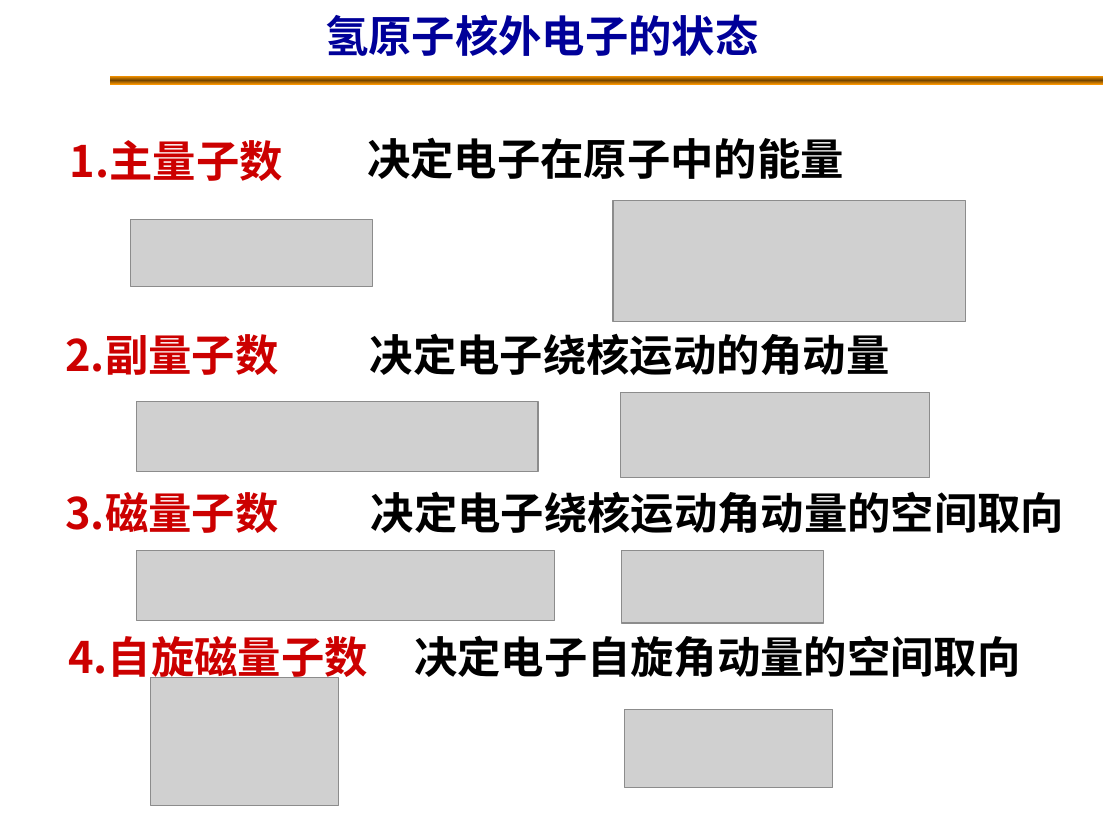
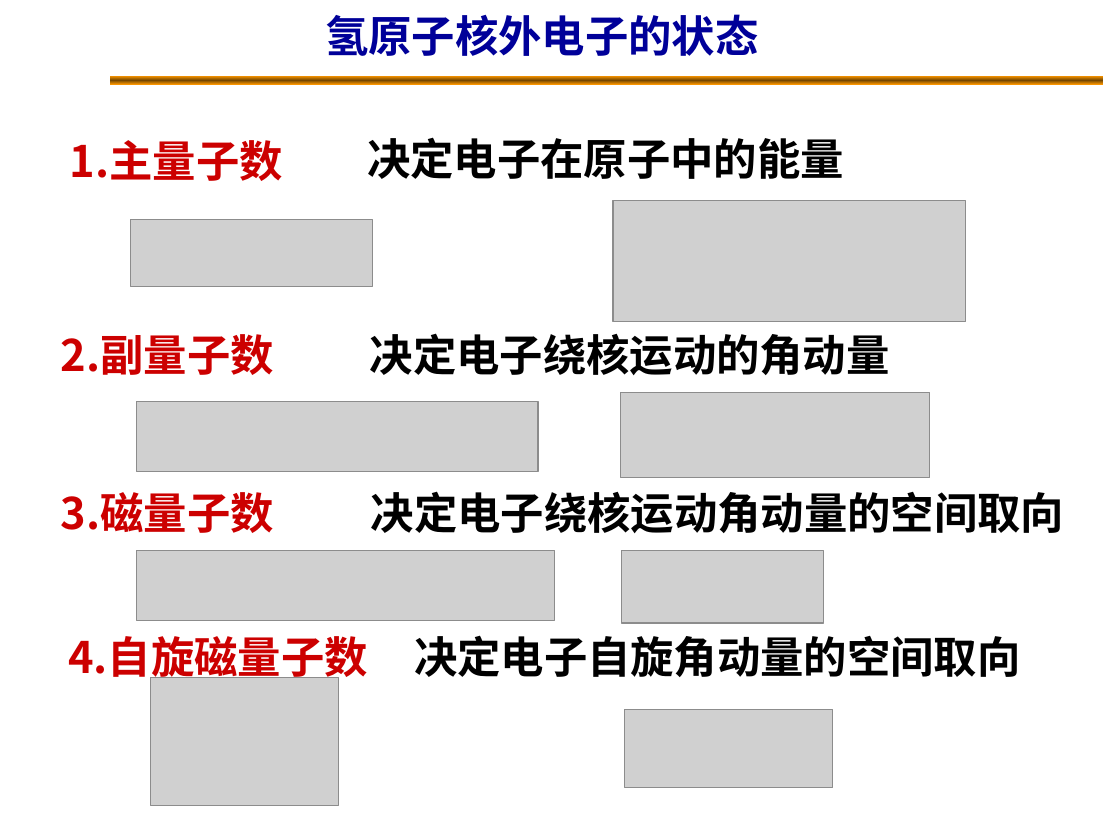
Before and after one commit to Equationzhao/USTB-Course-materials, a slide deck: slide 18 of 大物/量子物理20211222.ppt. Drawn at 1120x837 pixels with LibreOffice and Linux fonts; fonts in the diff are those of the drawing; grey boxes stand for pictures; background and template pictures are left out. Boxes give left, top, right and bottom in pixels: in the first picture for what was removed or moved away, otherwise in the second. Text is boxed around its words. In the diff, an @@ line names an element or a change of style, - is before the commit and + after.

```diff
--- a/大物/量子物理20211222.ppt
+++ b/大物/量子物理20211222.ppt
@@ text "2.副量子数": place and size @@
-text "2.副量子数" at (65, 334, 278, 375)
+text "2.副量子数" at (61, 334, 274, 375)
@@ text "3.磁量子数": place and size @@
-text "3.磁量子数" at (65, 492, 278, 533)
+text "3.磁量子数" at (61, 492, 274, 533)
```
Also in this commit, not shown: 34 other slides changed, 23 other files.
